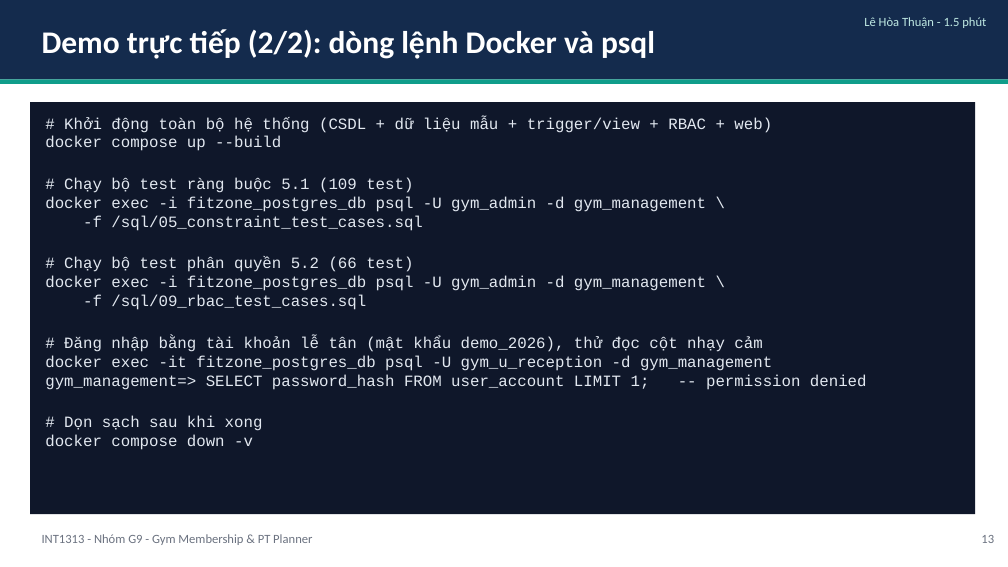
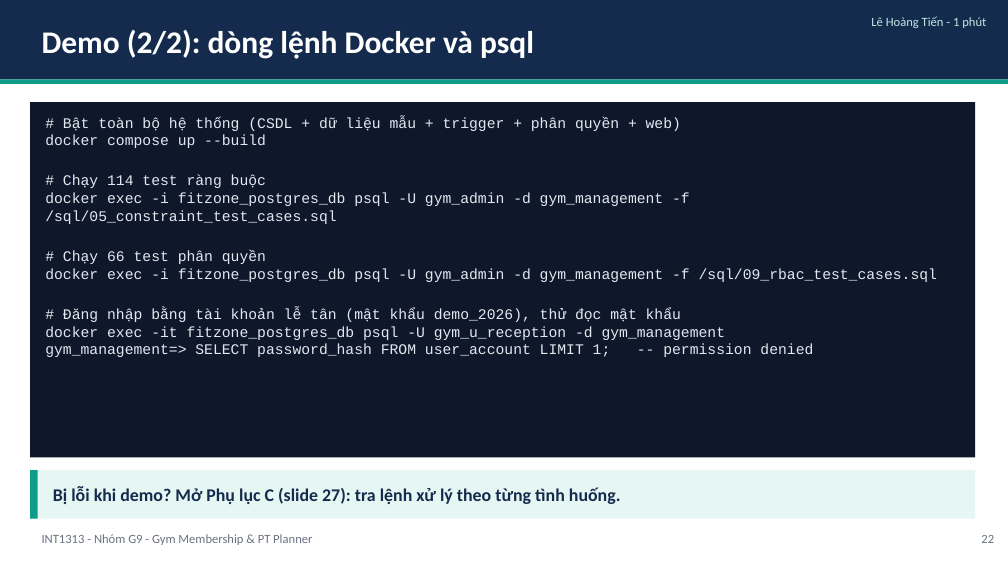
Before and after one commit to TienVN6222/PTIT_INT1313_CSDL_Group9, a slide deck: slide 22 of Phase 4/presentation/deck.pptx (slide 13 before the commit). Drawn at 1008x567 pixels with LibreOffice and Linux fonts; fonts in the diff are those of the drawing. Boxes give left, top, right and bottom in pixels: in the first picture for what was removed or moved away, otherwise in the second. Text is boxed around its words. In the diff, an @@ line names an element or a change of style, - is before the commit and + after.

```diff
--- a/Phase 4/presentation/deck.pptx
+++ b/Phase 4/presentation/deck.pptx
@@ text at [871,16,986,28]: text changed @@
-Lê Hòa Thuận - 1.5 phút
+Lê Hoàng Tiến - 1 phút
@@ text at [42,30,534,59]: text changed @@
-Demo trực tiếp (2/2): dòng lệnh Docker và psql
+Demo (2/2): dòng lệnh Docker và psql
@@ rectangle: place and size @@
-rectangle at [30,102,975,514]
+rectangle at [30,102,975,457]
@@ text at [63,117,681,131]: text changed; size 15 to 14 pt @@
-# Khởi động toàn bộ hệ thống (CSDL + dữ liệu mẫu + trigger/view + RBAC + web)
+# Bật toàn bộ hệ thống (CSDL + dữ liệu mẫu + trigger + phân quyền + web)
@@ text at [45,134,813,357]: size 15 to 14 pt in "docker compose up --build", "docker exec -it fitzone_postgres_db psql -U gym_u_reception ...", "gym_management=> SELECT password_hash FROM user_account LIMI ..." @@
@@ text at [45,175,937,322]: text changed; size 15 to 14 pt @@
-# Chạy bộ test ràng buộc 5.1 (109 test)
-docker exec -i fitzone_postgres_db psql -U gym_admin -d gym_management \
--f /sql/05_constraint_test_cases.sql
-# Chạy bộ test phân quyền 5.2 (66 test)
-docker exec -i fitzone_postgres_db psql -U gym_admin -d gym_management \
--f /sql/09_rbac_test_cases.sql
-# Đăng nhập bằng tài khoản lễ tân (mật khẩu demo_2026), thử đọc cột nhạy cảm
+# Chạy 114 test ràng buộc
+docker exec -i fitzone_postgres_db psql -U gym_admin -d gym_management -f /sql/05_constraint_test_cases.sql
+# Chạy 66 test phân quyền
+docker exec -i fitzone_postgres_db psql -U gym_admin -d gym_management -f /sql/09_rbac_test_cases.sql
+# Đăng nhập bằng tài khoản lễ tân (mật khẩu demo_2026), thử đọc mật khẩu
@@ text at [45,416,263,450]: paragraphs removed @@
-# Dọn sạch sau khi xong
-docker compose down -v
@@ rectangle added at [30,470,975,519], fill #E6F6F3 @@
@@ rectangle added at [30,470,38,519], fill #0F9D8A @@
@@ text added at [53,487,621,504], 17 pt, text #142B4D, bold @@
+Bị lỗi khi demo? Mở Phụ lục C (slide 27): tra lệnh xử lý theo từng tình huống.
@@ text at [981,535,994,543]: text changed @@
-13
+22
```
Also in this commit, not shown: 5 other slides changed, 20 slides added, 8 slides removed, 23 other files.
